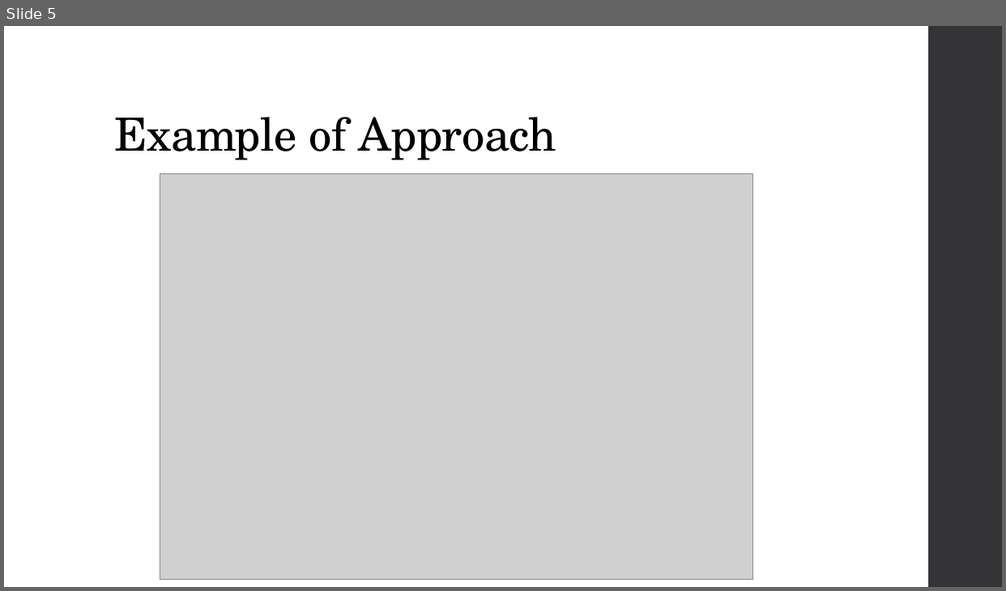
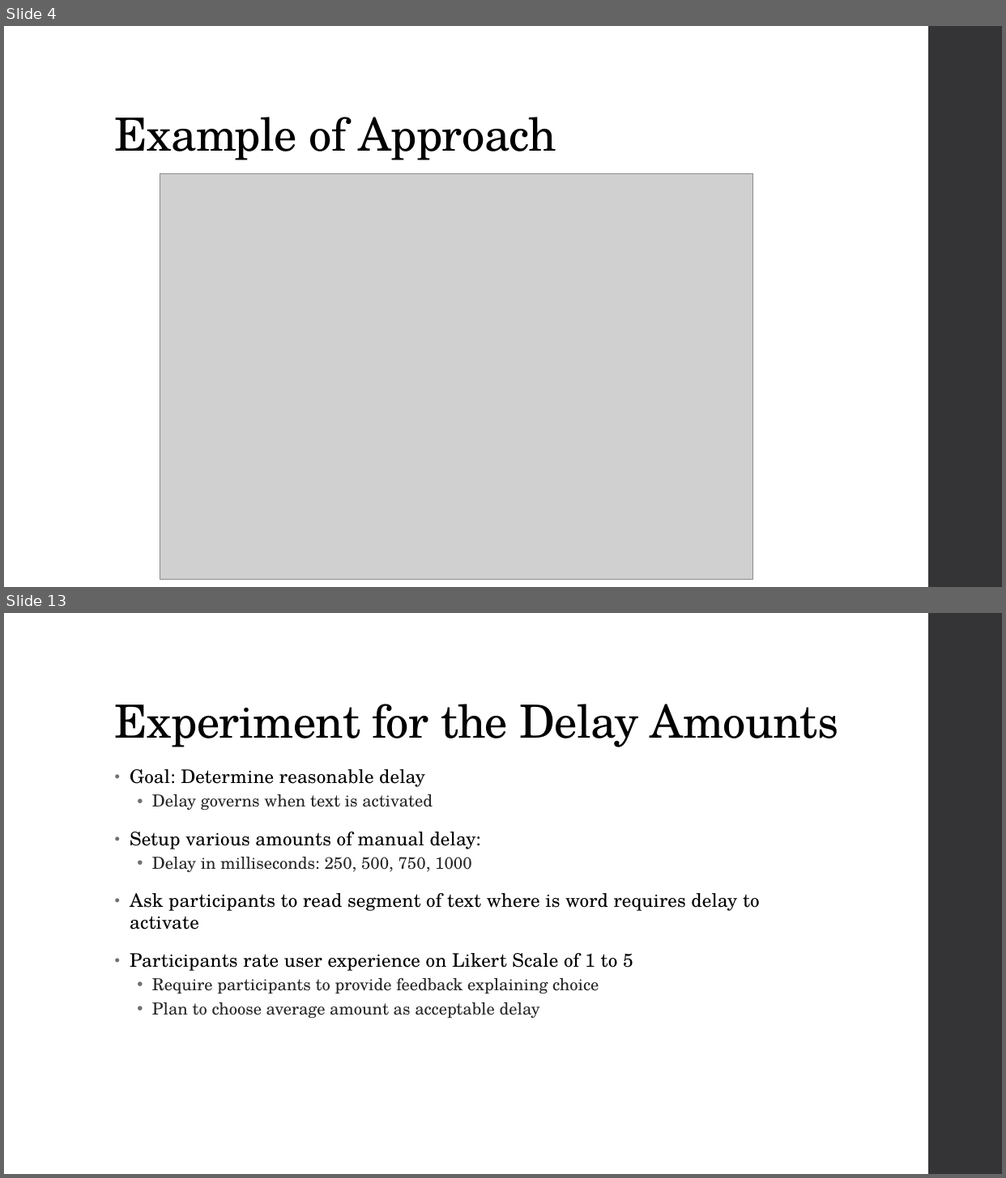
Before and after one commit to diederichk/StepCounter, a slide deck: MidtermPresentation/MidtermPresentation.pptx. Shown one above the other, each under a label of ours: slide 5 before the commit, slides 4 and 13 after it; the slides between them are not shown. The pictures are 1006x591 and 1006x1178 pixels, drawn with LibreOffice and Linux fonts; fonts in the diff are those of the drawing; grey boxes stand for pictures. Boxes give left, top, right and bottom in pixels: in the first picture for what was removed or moved away, otherwise in the second. Text is boxed around its words. In the diff, an @@ line names an element or a change of style, - is before the commit and + after.

Commit message:
Presentation updates with experiments

```diff
--- a/MidtermPresentation/MidtermPresentation.pptx
+++ b/MidtermPresentation/MidtermPresentation.pptx
@@ slide 13 added at box(4, 613, 1002, 1174), background #FFFFFF; not listed: 1 template element that a slide beside it also shows @@
@@ title added at box(115, 704, 839, 747), 44 pt, text #000000 @@
+Experiment for the Delay Amounts
@@ text added at box(130, 769, 760, 1018), 18 pt, text #000000 @@
+• Goal: Determine reasonable delay
+  • Delay governs when text is activated
+• Setup various amounts of manual delay:
+  • Delay in milliseconds: 250, 500, 750, 1000
+• Ask participants to read segment of text where is word requires delay to activate
+• Participants rate user experience on Likert Scale of 1 to 5
+  • Require participants to provide feedback explaining choice
+  • Plan to choose average amount as acceptable delay
@@ what was slide 5 is now slide 4 @@
```
Also in this commit, not shown: 4 slides changed, 8 other slides added, 2 slides removed.
